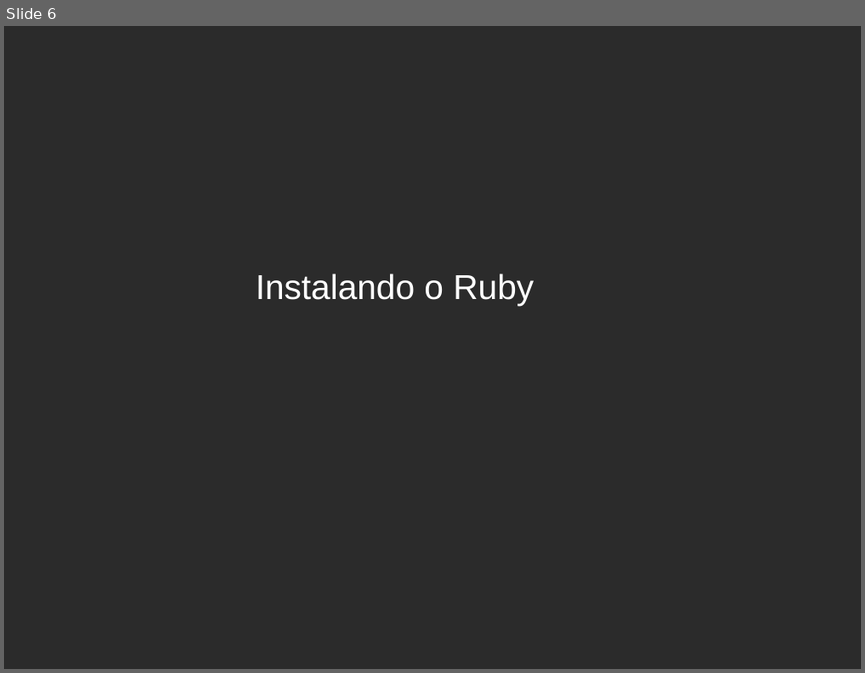
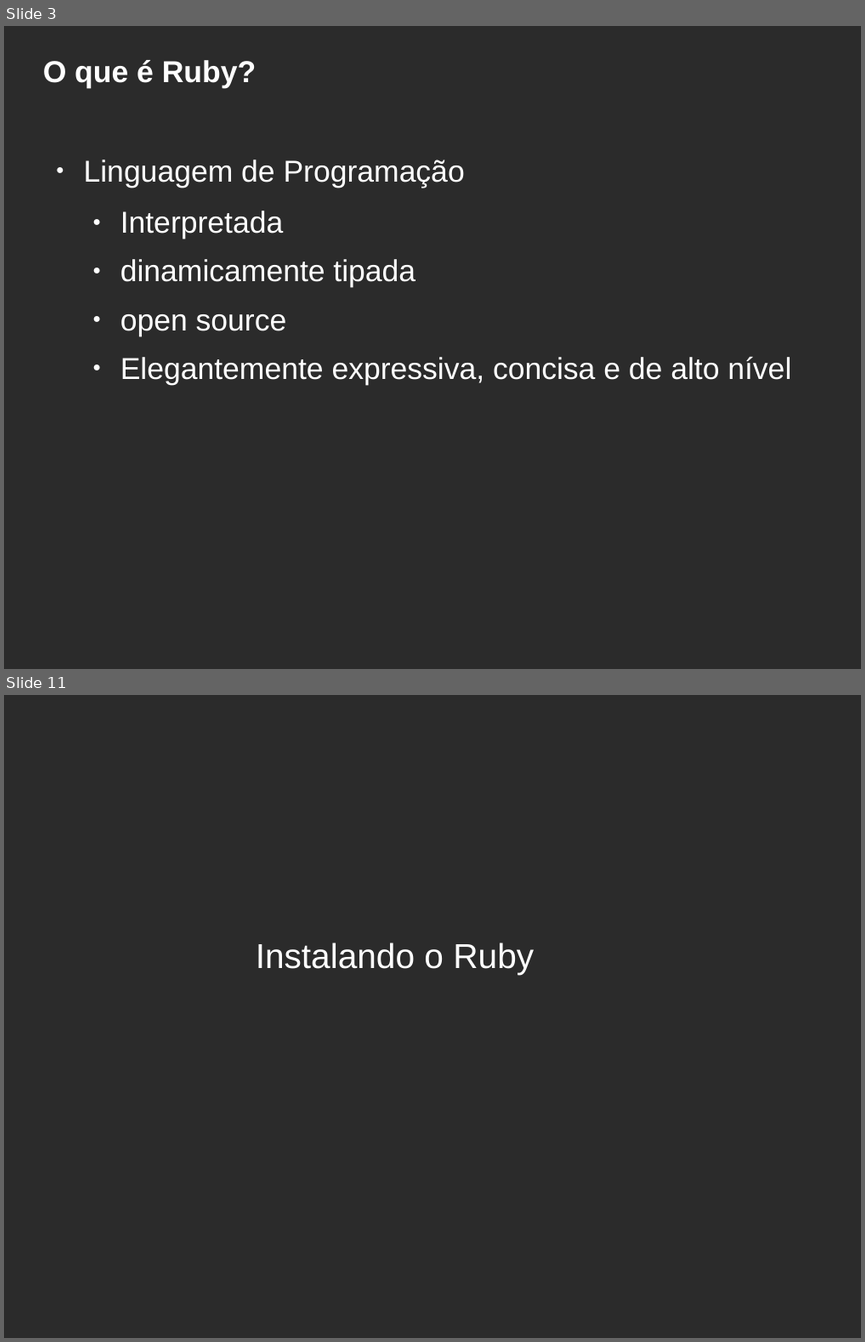
Before and after one commit to hbobenicio/ruby-examples, a slide deck: apresentacao-ruby.odp. Shown one above the other, each under a label of ours: slide 6 before the commit, slides 3 and 11 after it; the slides between them are not shown. The pictures are 865x673 and 865x1342 pixels, drawn with LibreOffice and Linux fonts; fonts in the diff are those of the drawing; background and template pictures are left out; a plain dark background stands for a picture behind light text. Boxes give left, top, right and bottom in pixels: in the first picture for what was removed or moved away, otherwise in the second. Text is boxed around its words. In the diff, an @@ line names an element or a change of style, - is before the commit and + after.

```diff
--- a/apresentacao-ruby.odp
+++ b/apresentacao-ruby.odp
@@ slide 3 added at box(4, 26, 861, 669), background picture (left out) @@
@@ title added at box(43, 60, 256, 88), 28 pt, text #FFFFFF, bold @@
+O que é Ruby?
@@ text added at box(84, 159, 791, 385), 28 pt, text #FFFFFF @@
+● Linguagem de Programação
+  ● Interpretada
+  ● dinamicamente tipada
+  ● open source
+  ● Elegantemente expressiva, concisa e de alto nível
@@ what was slide 6 is now slide 11 @@
```
Also in this commit, not shown: 4 slides changed, 5 other slides added, 1 slide removed, 2 other files.
